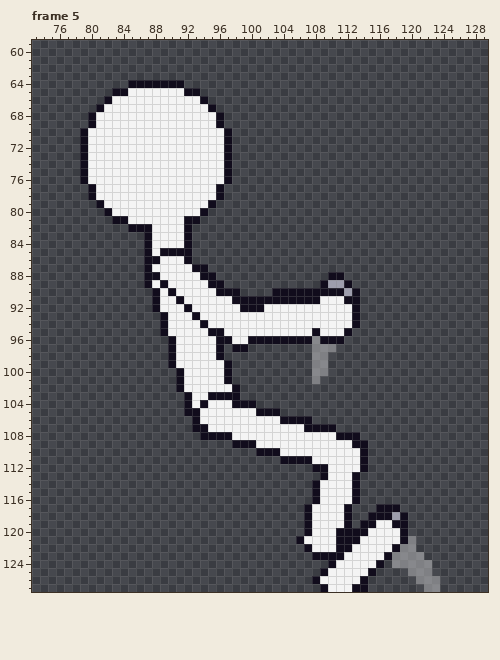
Pixel-art file, stored at art/stickman/getup_back.aseprite. This is how it looked before the edit.
192x128 pixels, 10 frames. Shown: frame 5: x 73..129, y 59..127. The commit also changed other frames, which this record leaves out.
The result:
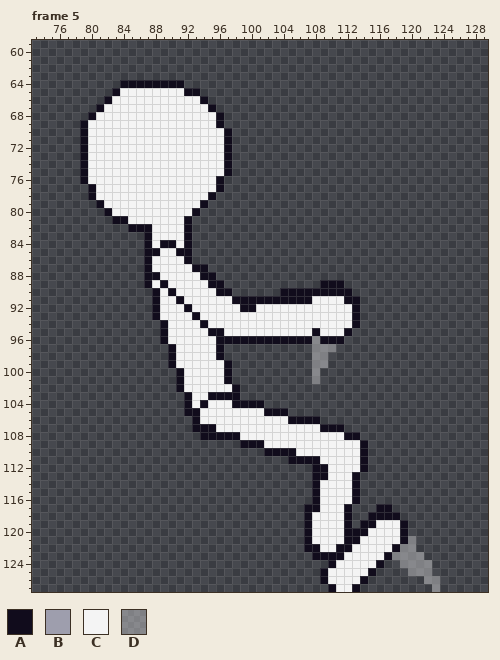
Palette (. is transparent): A #110c1c  B #9e9ead  C #f4f4f4  D #ffffff59
Change:
Frame 5:
y 64: x 84 . -> A
y 65: x 84 A -> C
y 69: x 79..80 .A -> AC
y 76: x 96..97 CA -> A.
y 78: x 95..96 CA -> A.
y 79: x 94..95 CA -> A.
y 80: x 93..94 CA -> A.
y 81: x 93 A -> .
y 84: x 89..90 CC -> AA
y 85: x 88..90 CAA -> ACC
y 86: x 88 A -> C
y 88: x 110..111 AA -> ..
y 89: x 110..112 BBA -> AA.
y 90: x 98 A -> .; x 103 A -> .; x 112..113 BA -> A.
y 91: x 108 A -> C
y 92: x 101 A -> C
y 93: x 88..89 .A -> AC
y 96: x 89..90 .A -> AC; x 98..99 CC -> AA
y 97: x 98..99 AA -> ..
y 100: x 109 D -> .
y 104: x 101 . -> A
y 105: x 101 A -> C; x 104 . -> A
y 106: x 104 A -> C; x 108 . -> A
y 107: x 95 C -> A; x 107..108 AA -> CC; x 111 . -> A
y 108: x 98 C -> A; x 111 A -> C
y 109: x 98 A -> .; x 101 C -> A; x 113 A -> C
y 110: x 101 A -> .; x 104..105 CC -> AA
y 111: x 104 A -> .; x 108 C -> A
y 113: x 108 . -> A
y 117: x 108 C -> A; x 118 A -> .
y 118: x 118..119 BA -> A.
y 119: x 118 A -> C
y 120: x 111 A -> C
y 121: x 106..107 AC -> .A; x 111 A -> C
y 122: x 108 C -> A
y 124: x 118 D -> .
y 126: x 108..109 AC -> .A; x 121 D -> .
y 127: x 109..110 AC -> .A; x 114 A -> .; x 122 D -> .
Boxes around the changes in both pictures, in picture pixels (x1, y1, x2, y2):
changed: (80, 80, 128, 128)
changed: (152, 176, 232, 264)
changed: (232, 272, 360, 352)
changed: (152, 312, 176, 344)
erased: (320, 368, 328, 376)
changed: (208, 400, 368, 592)
changed: (392, 504, 432, 592)
